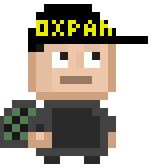
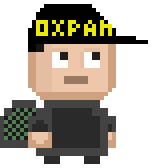
Revision of a layered 152×168 image; what changed, layer by layer:
painted on "голова" over box(28, 8, 148, 100)
painted on "л. рука" over box(32, 120, 48, 144)
painted on "тело" over box(4, 108, 36, 140)
painted on "п. рука" over box(108, 124, 112, 140)
